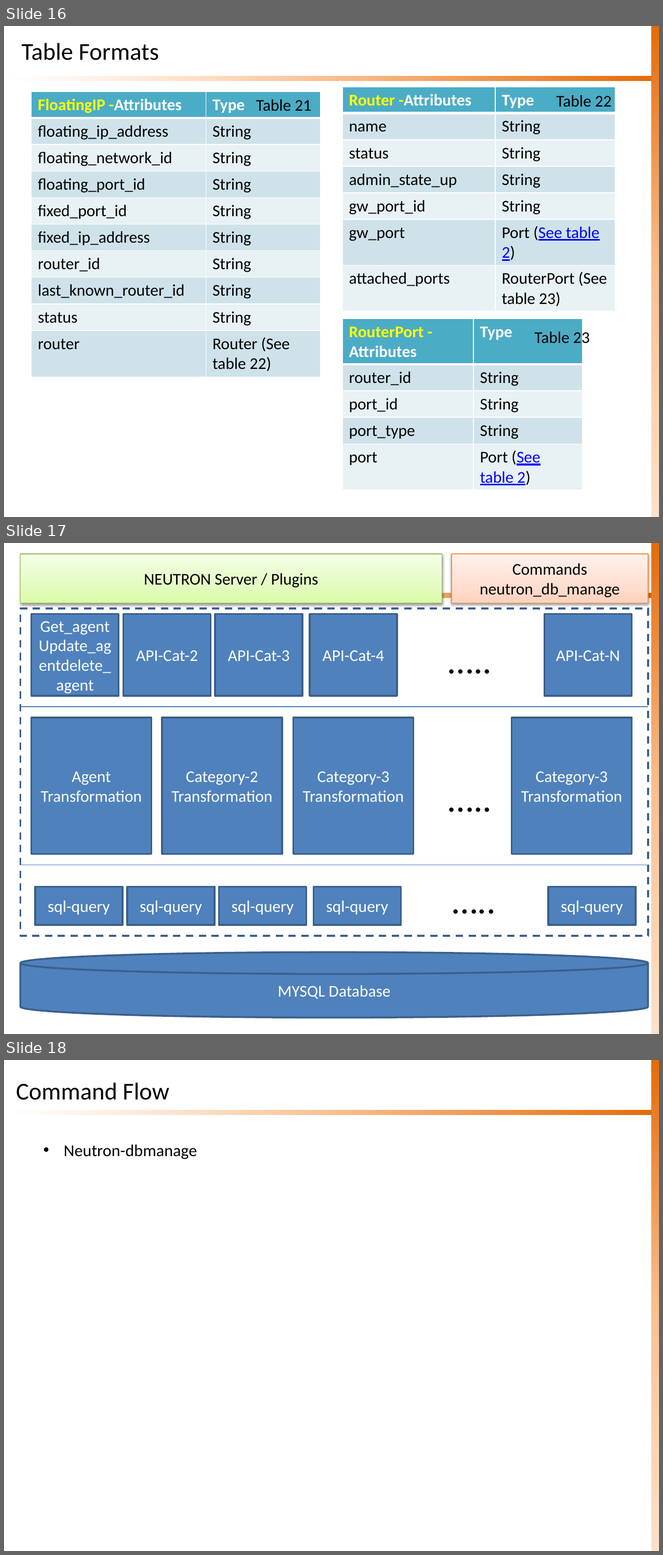
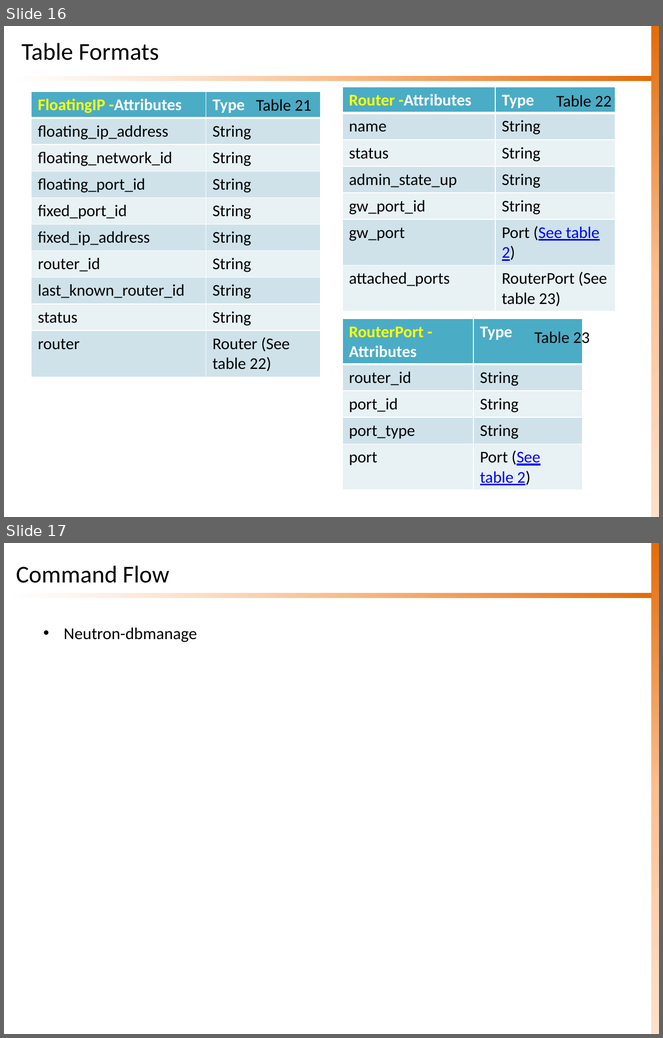
Before and after one commit to sknrao/openstack-neutron-revengg, a slide deck: OS-Neutron-DB.pptx. Shown one above the other, each under a label of ours: slides 16, 17 and 18 before the commit, slides 16 and 17 after it. The pictures are 663x1555 and 663x1038 pixels, drawn with LibreOffice and Linux fonts; fonts in the diff are those of the drawing. Boxes give left, top, right and bottom in pixels: in the first picture for what was removed or moved away, otherwise in the second. Text is boxed around its words. In the diff, an @@ line names an element or a change of style, - is before the commit and + after.

```diff
--- a/OS-Neutron-DB.pptx
+++ b/OS-Neutron-DB.pptx
@@ slide 17 removed at (4,543,659,1034), background #FFFFFF; not listed: 2 template elements that a slide beside it also shows @@
@@ rectangle removed at (21,554,442,603) @@
-NEUTRON Server / Plugins
@@ rectangle removed at (452,554,648,603) @@
-Commands
-neutron_db_manage
@@ rectangle removed at (21,609,648,936) @@
@@ rectangle removed at (32,614,118,696) @@
-Get_agent
-Update_agentdelete_agent
@@ rectangle removed at (123,614,210,696) @@
-API-Cat-2
@@ rectangle removed at (215,614,302,696) @@
-API-Cat-3
@@ rectangle removed at (310,614,397,696) @@
-API-Cat-4
@@ rectangle removed at (545,614,632,696) @@
-API-Cat-N
@@ text removed at (442,634,500,684) @@
-…..
@@ line removed from (21, 707) to (648, 707) @@
@@ rectangle removed at (32,718,152,854) @@
-Agent
-Transformation
@@ rectangle removed at (162,718,282,854) @@
-Category-2
-Transformation
@@ rectangle removed at (294,718,414,854) @@
-Category-3
-Transformation
@@ rectangle removed at (512,718,632,854) @@
-Category-3
-Transformation
@@ text removed at (442,772,500,823) @@
-…..
@@ line removed from (21, 865) to (648, 865) @@
@@ text removed at (446,875,503,925) @@
-…..
@@ rectangle removed at (35,887,123,925) @@
-sql-query
@@ rectangle removed at (127,887,214,925) @@
-sql-query
@@ rectangle removed at (219,887,306,925) @@
-sql-query
@@ rectangle removed at (314,887,401,925) @@
-sql-query
@@ rectangle removed at (548,887,636,925) @@
-sql-query
@@ cylinder removed at (21,953,648,1018) @@
-MYSQL Database
@@ what was slide 18 is now slide 17 @@
```
Also in this commit, not shown: 3 slides changed, 3 other files.
